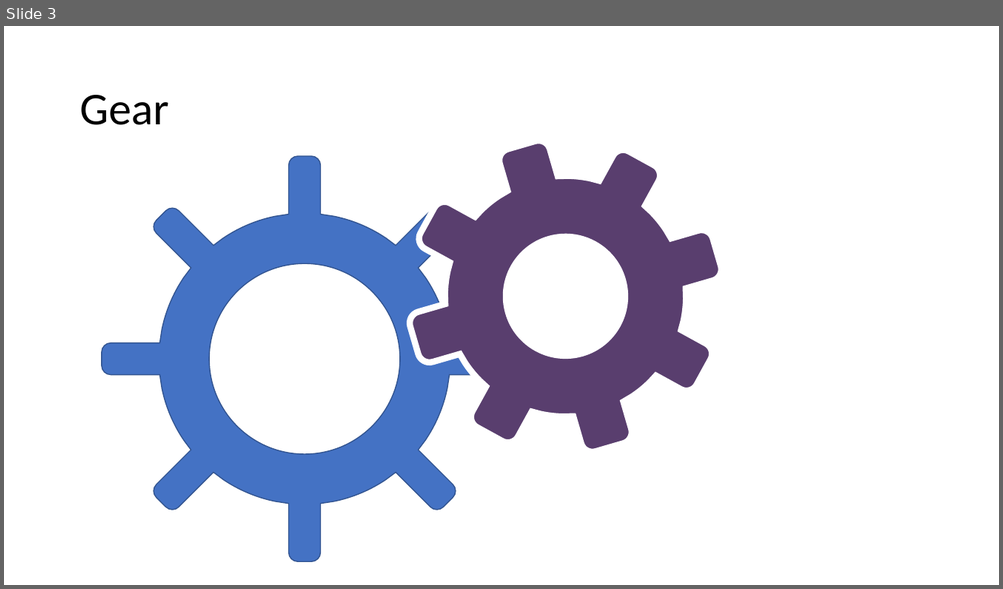
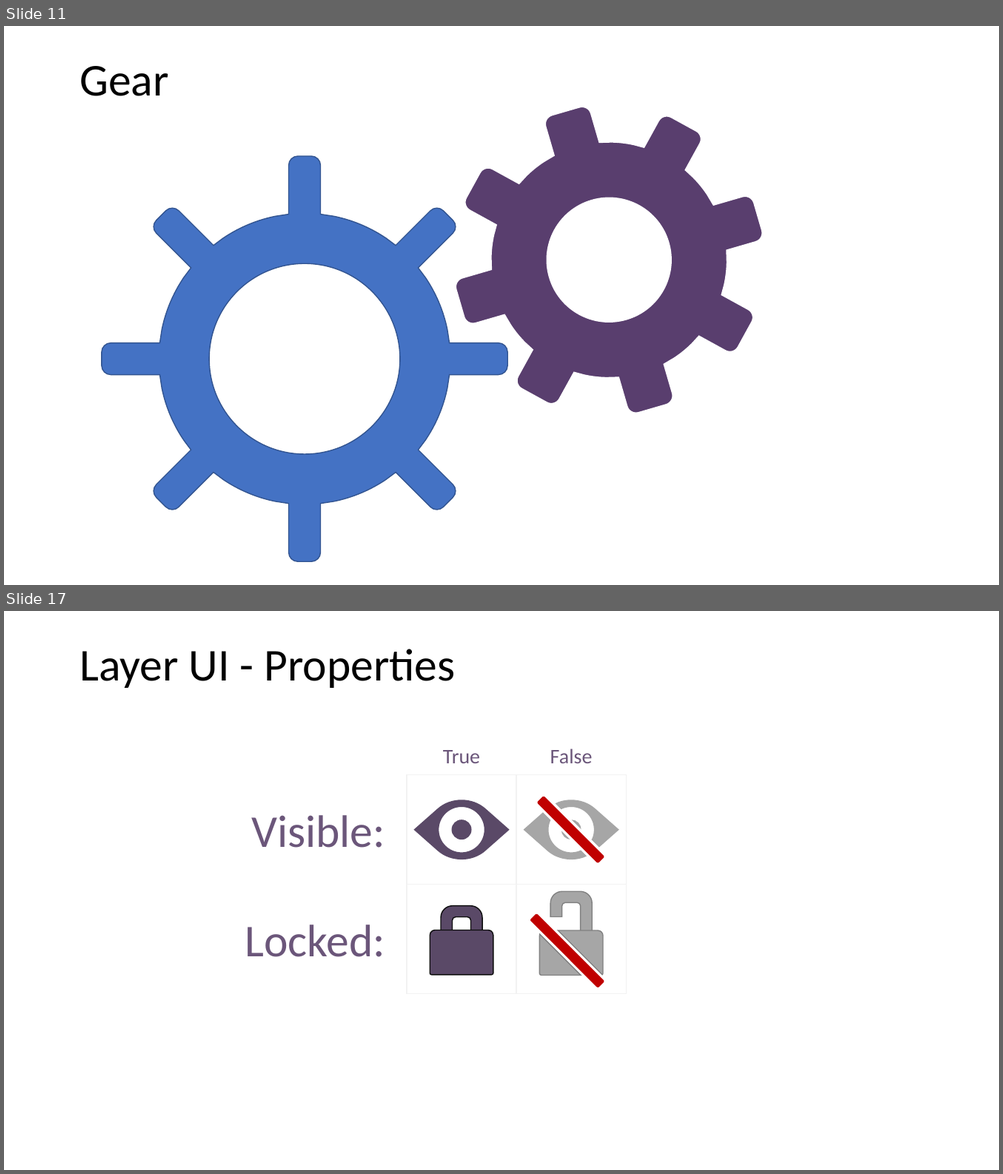
Before and after one commit to MillerMark/CodeRushed-1, a slide deck: Design Notes/Game 1 - Vector Artwork.pptx. Shown one above the other, each under a label of ours: slide 3 before the commit, slides 11 and 17 after it; the slides between them are not shown. The pictures are 1003x589 and 1003x1174 pixels, drawn with LibreOffice and Linux fonts; fonts in the diff are those of the drawing. Boxes give left, top, right and bottom in pixels: in the first picture for what was removed or moved away, otherwise in the second. Text is boxed around its words. In the diff, an @@ line names an element or a change of style, - is before the commit and + after.

```diff
--- a/Design Notes/Game 1 - Vector Artwork.pptx
+++ b/Design Notes/Game 1 - Vector Artwork.pptx
@@ slide 17 added at (x1=4, y1=611, x2=999, y2=1170), background #FFFFFF @@
@@ title added at (x1=79, y1=649, x2=455, y2=688), 44 pt, text #000000 @@
+Layer UI - Properties
@@ text added at (x1=443, y1=750, x2=480, y2=763), 20 pt, text #6B567A @@
+True
@@ text added at (x1=550, y1=749, x2=592, y2=763), 20 pt, text #6B567A @@
+False
@@ rectangle added at (x1=407, y1=775, x2=517, y2=885), fill #FFFFFF, outline #F2F2F2 1 pt @@
@@ rectangle added at (x1=517, y1=775, x2=626, y2=885), fill #FFFFFF, outline #F2F2F2 1 pt @@
@@ freeform shape added at (x1=414, y1=800, x2=509, y2=860), fill #5A4967 @@
@@ freeform shape added at (x1=523, y1=800, x2=619, y2=860), fill #A6A6A6 @@
@@ rounded rectangle added at (x1=537, y1=795, x2=605, y2=863), fill #C00000 @@
@@ text added at (x1=251, y1=815, x2=385, y2=848), 44 pt, text #6B567A @@
+Visible:
@@ rectangle added at (x1=407, y1=885, x2=517, y2=994), fill #FFFFFF, outline #F2F2F2 1 pt @@
@@ rectangle added at (x1=517, y1=885, x2=626, y2=994), fill #FFFFFF, outline #F2F2F2 1 pt @@
@@ freeform shape added at (x1=550, y1=891, x2=592, y2=941), fill #A6A6A6, outline #808080 1 pt @@
@@ freeform shape added at (x1=441, y1=906, x2=482, y2=975), fill #5A4967, outline #0D0D0D 1 pt @@
@@ rounded rectangle added at (x1=529, y1=914, x2=604, y2=988), fill #C00000 @@
@@ text added at (x1=244, y1=925, x2=385, y2=957), 44 pt, text #6B567A @@
+Locked:
@@ round same rect added at (x1=430, y1=931, x2=493, y2=975), fill #5A4967, outline #0D0D0D 1 pt @@
@@ freeform shape added at (x1=540, y1=931, x2=603, y2=976), fill #A6A6A6, outline #808080 1 pt @@
@@ what was slide 3 is now slide 11 @@
@@ slide 11 changed as well @@
@@ title "Gear" moved from (x1=79, y1=95, x2=168, y2=125) to (x1=79, y1=66, x2=168, y2=96) @@
@@ freeform shape moved from (x1=370, y1=101, x2=760, y2=491) to (x1=414, y1=65, x2=804, y2=455) @@
```
Also in this commit, not shown: 15 other slides added, 1 slide removed, 2 other files.
